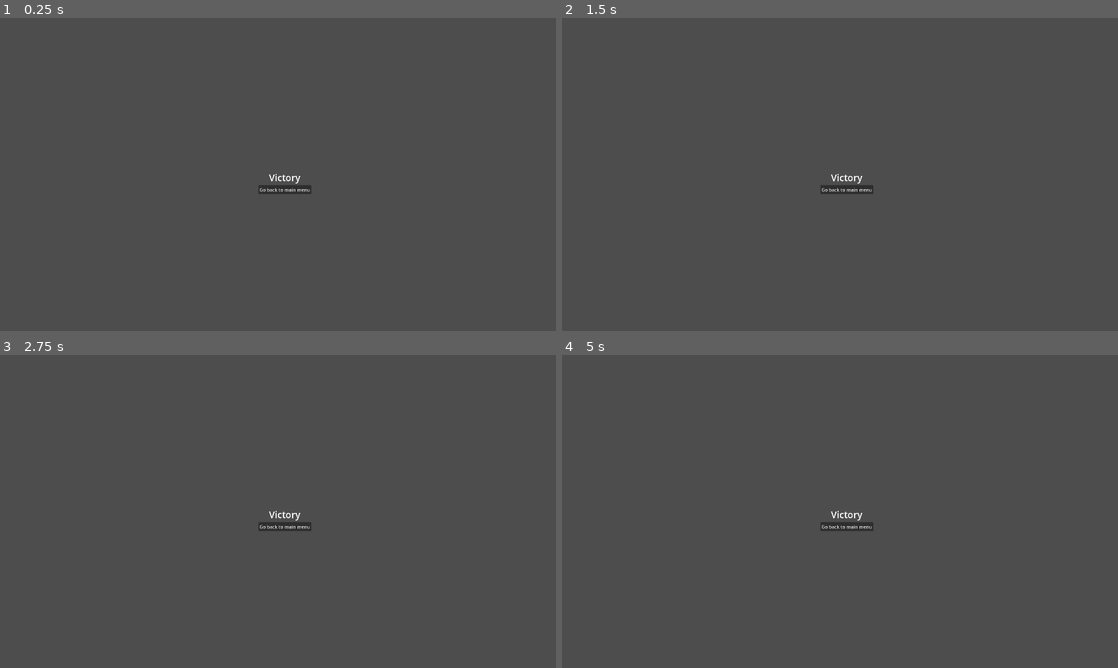
Above: before the commit, frames 1-4 (two rows, left to right).
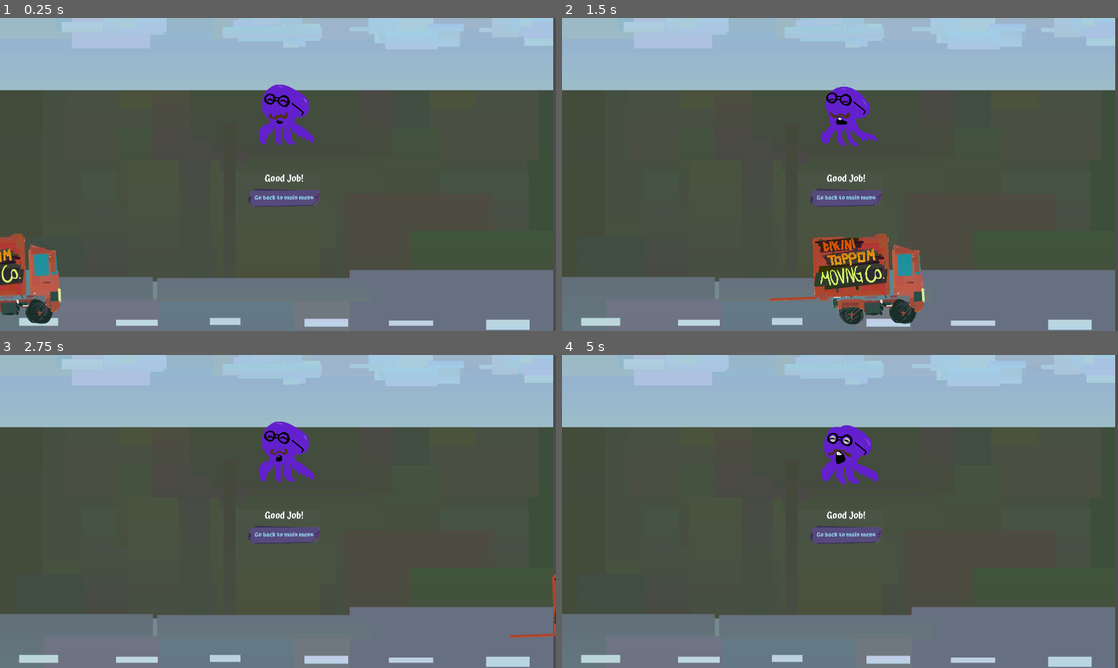
Above: after the commit, the same moments.

Repository: pR1smPrime/BikiniTop25
Game: Godot game, scene res://scenes/victory_screen/victory_screen.tscn
The game is run twice, just before and just after one commit, with the same random seed, the same clock (stepped at 60 frames per second) and the same inputs. This scene is started directly instead of the project's main scene.
Inputs (mouse positions are in pixels of both pictures, inside the frame that each line leads up to):
- Up to frame 1 (0.25 s): no input
- Up to frame 2 (1.5 s): move the mouse to (962, 158) at 0.52 s; press the mouse at (962, 158) at 0.53 s; hold D (right) from 0.53 s (still down); tap W (jump) at 0.77 s; move the mouse to (728, 190) at 1.27 s; release the mouse at (728, 190) at 1.28 s; click (728, 190) at 1.35 s
- Up to frame 3 (2.75 s): tap W (jump) at 1.52 s; move the mouse to (333, 442) at 2.02 s; release D (right) at 2.03 s; press the mouse at (333, 442) at 2.03 s; hold A (left) from 2.03 s (still down)
- Up to frame 4 (5 s): move the mouse to (812, 574) at 2.77 s; release A (left) at 2.78 s; release the mouse at (812, 574) at 2.78 s; hold D (right) 2.78-4.28 s; click (812, 574) at 2.85 s; tap W (jump) at 3.02, 3.77, 4.52 s; move the mouse to (1006, 558) at 3.52 s; press the mouse at (1006, 558) at 3.53 s; move the mouse to (673, 464) at 4.27 s; release the mouse at (673, 464) at 4.28 s; hold A (left) from 4.28 s (still down); click (673, 464) at 4.35 s

The runs differ from the first frame. In frame 1, 44% of the frame differs, in the area x 0-100%, y 0-100%; in frame 2, 45%; in frame 3, 43%; in frame 4, 43%.

Commit message:
added winscreen animation, new rooms

Diff:
--- a/assets/objects/interactive/interactive_oyster.tscn
+++ b/assets/objects/interactive/interactive_oyster.tscn
@@ -1,7 +1,63 @@
-[gd_scene load_steps=3 format=3 uid="uid://4h0ltwgm81fw"]
+[gd_scene load_steps=16 format=3 uid="uid://4h0ltwgm81fw"]
 
 [ext_resource type="Texture2D" uid="uid://hve608cft84n" path="res://assets/art/spritesEnvironment/tx_obstacle_shell.png" id="1_ucofo"]
-[ext_resource type="PackedScene" uid="uid://ctdlmu4udssmc" path="res://scenes/bubble_beam/bubble_oyster.tscn" id="2_34s0n"]
+[ext_resource type="PackedScene" path="res://scenes/bubble_beam/bubble_oyster.tscn" id="2_34s0n"]
+[ext_resource type="Texture2D" uid="uid://mpnm8gw84xdp" path="res://assets/art/spritesEnvironment/aggro oyster/Untitled_Artwork-1.png" id="2_gwkso"]
+[ext_resource type="Texture2D" uid="uid://lc6tssn2npyj" path="res://assets/art/spritesEnvironment/aggro oyster/Untitled_Artwork-2.png" id="3_qrfcu"]
+[ext_resource type="Texture2D" uid="uid://eu6b4lk2eefa" path="res://assets/art/spritesEnvironment/aggro oyster/Untitled_Artwork-3.png" id="4_t6inv"]
+[ext_resource type="Texture2D" uid="uid://bkrcht6oeudrm" path="res://assets/art/spritesEnvironment/aggro oyster/Untitled_Artwork-4.png" id="5_0x0is"]
+[ext_resource type="Texture2D" uid="uid://cmsdy08sk5pj" path="res://assets/art/spritesEnvironment/aggro oyster/Untitled_Artwork-5.png" id="6_v1m77"]
+[ext_resource type="Texture2D" uid="uid://efbaufxdv6q5" path="res://assets/art/spritesEnvironment/aggro oyster/Untitled_Artwork-6.png" id="7_kklp7"]
+[ext_resource type="Texture2D" uid="uid://ba5uuwa1xex74" path="res://assets/art/spritesEnvironment/aggro oyster/Untitled_Artwork-7.png" id="8_nttqg"]
+[ext_resource type="Texture2D" uid="uid://by4j45p16sgef" path="res://assets/art/spritesEnvironment/aggro oyster/Untitled_Artwork-8.png" id="9_15akj"]
+[ext_resource type="Texture2D" uid="uid://c41kiab7ahhly" path="res://assets/art/spritesEnvironment/aggro oyster/Untitled_Artwork-9.png" id="10_55qdd"]
+[ext_resource type="Texture2D" uid="uid://cwnh04ltpi6hf" path="res://assets/art/spritesEnvironment/aggro oyster/Untitled_Artwork-10.png" id="11_tlhqy"]
+[ext_resource type="Texture2D" uid="uid://b5byt5ci40h2p" path="res://assets/art/spritesEnvironment/aggro oyster/Untitled_Artwork-11.png" id="12_wd332"]
+[ext_resource type="Texture2D" uid="uid://cl4fifqi0uxb6" path="res://assets/art/spritesEnvironment/aggro oyster/Untitled_Artwork-12.png" id="13_vrxnw"]
+
+[sub_resource type="SpriteFrames" id="SpriteFrames_npdqr"]
+animations = [{
+"frames": [{
+"duration": 1.0,
+"texture": ExtResource("2_gwkso")
+}, {
+"duration": 1.0,
+"texture": ExtResource("3_qrfcu")
+}, {
+"duration": 1.0,
+"texture": ExtResource("4_t6inv")
+}, {
+"duration": 1.0,
+"texture": ExtResource("5_0x0is")
+}, {
+"duration": 1.0,
+"texture": ExtResource("6_v1m77")
+}, {
+"duration": 1.0,
+"texture": ExtResource("7_kklp7")
+}, {
+"duration": 1.0,
+"texture": ExtResource("8_nttqg")
+}, {
+"duration": 1.0,
+"texture": ExtResource("9_15akj")
+}, {
+"duration": 1.0,
+"texture": ExtResource("10_55qdd")
+}, {
+"duration": 1.0,
+"texture": ExtResource("11_tlhqy")
+}, {
+"duration": 1.0,
+"texture": ExtResource("12_wd332")
+}, {
+"duration": 1.0,
+"texture": ExtResource("13_vrxnw")
+}],
+"loop": true,
+"name": &"default",
+"speed": 5.0
+}]
 
 [node name="InteractiveOyster" type="Node2D"]
 
@@ -10,7 +66,15 @@
 scale = Vector2(0.5, 0.5)
 
 [node name="Sprite2D" type="Sprite2D" parent="StaticBody2D"]
+visible = false
 texture = ExtResource("1_ucofo")
+
+[node name="AnimatedSprite2D" type="AnimatedSprite2D" parent="StaticBody2D/Sprite2D"]
+position = Vector2(26, 48)
+scale = Vector2(3.03125, 3.03125)
+sprite_frames = SubResource("SpriteFrames_npdqr")
+autoplay = "default"
+frame_progress = 0.221394
 
 [node name="BubbleOyster" parent="StaticBody2D" instance=ExtResource("2_34s0n")]
 position = Vector2(0, 156)
--- a/scenes/victory_screen/victory_screen.tscn
+++ b/scenes/victory_screen/victory_screen.tscn
@@ -1,10 +1,230 @@
-[gd_scene load_steps=4 format=3 uid="uid://nea3xsnx4ake"]
+[gd_scene load_steps=46 format=3 uid="uid://nea3xsnx4ake"]
 
 [ext_resource type="Script" path="res://scenes/victory_screen/victory_screen.gd" id="1_wqbox"]
 [ext_resource type="AudioStream" uid="uid://bwjbhvadalfi0" path="res://assets/sounds/Voice/OutroErfreut.wav" id="2_kobhw"]
+[ext_resource type="Texture2D" uid="uid://rumnfmm4o0m5" path="res://assets/art/backgrounds/tx_bg_winscreen.png" id="2_m1d87"]
+[ext_resource type="FontFile" uid="uid://dhw7s5vf2kb6b" path="res://assets/art/fonts/Atma-SemiBold.ttf" id="3_3f2ho"]
+[ext_resource type="Theme" uid="uid://d2egigf8uvin0" path="res://scenes/mainmenue/main_menu.tres" id="4_rp3m8"]
+[ext_resource type="Texture2D" uid="uid://edhyfvfkurm8" path="res://assets/art/Customer/body Idle/Kunde_Idle-1.png" id="6_wb8f4"]
+[ext_resource type="Texture2D" uid="uid://cqww4m3xh2wtk" path="res://assets/art/Customer/body Idle/Kunde_Idle-2.png" id="7_p8hl2"]
+[ext_resource type="Texture2D" uid="uid://dupew6it7ug6h" path="res://assets/art/Customer/body Idle/Kunde_Idle-3.png" id="8_0cg0k"]
+[ext_resource type="Texture2D" uid="uid://du2d1y0parg6b" path="res://assets/art/Customer/body Idle/Kunde_Idle-4.png" id="9_7sp87"]
+[ext_resource type="Texture2D" uid="uid://d1x3hpe6mml31" path="res://assets/art/Customer/Eyes angery/Kunde_augen_wuetend-1.png" id="10_l2gpi"]
+[ext_resource type="Texture2D" uid="uid://bljog600yfh3k" path="res://assets/art/Customer/Eyes angery/Kunde_augen_wuetend-2.png" id="11_sk1q6"]
+[ext_resource type="Texture2D" uid="uid://bxjjarkn6tk3v" path="res://assets/art/Customer/Eyes angery/Kunde_augen_wuetend-3.png" id="12_gt82i"]
+[ext_resource type="Texture2D" uid="uid://cy4hthquu0m4q" path="res://assets/art/Customer/Eyes happy/Kunde_augen_happy-1.png" id="13_ug7n6"]
+[ext_resource type="Texture2D" uid="uid://urudx56sdfxj" path="res://assets/art/Customer/Eyes happy/Kunde_augen_happy-2.png" id="14_sy5lo"]
+[ext_resource type="Texture2D" uid="uid://c3vwwybg16hej" path="res://assets/art/Customer/Eyes happy/Kunde_augen_happy-3.png" id="15_dsedq"]
+[ext_resource type="Texture2D" uid="uid://3jgvsa8j7yki" path="res://assets/art/Customer/Eyes happy/Kunde_augen_happy-4.png" id="16_bor26"]
+[ext_resource type="Texture2D" uid="uid://bse8mk0w4hpla" path="res://assets/art/Customer/Eyes blink/kunde_blinzelt-1.png" id="17_xjge3"]
+[ext_resource type="Texture2D" uid="uid://biuc1rt7e27wh" path="res://assets/art/Customer/Eyes blink/kunde_blinzelt-2.png" id="18_s1x40"]
+[ext_resource type="Texture2D" uid="uid://bur5kh04koo3g" path="res://assets/art/Customer/Eyes blink/kunde_blinzelt-3.png" id="19_pfscr"]
+[ext_resource type="Texture2D" uid="uid://cg30dfveb0527" path="res://assets/art/Customer/Eyes blink/kunde_blinzelt-4.png" id="20_cpt6d"]
+[ext_resource type="Texture2D" uid="uid://cr0j1cjutq8p7" path="res://assets/art/Customer/Eyes blink/kunde_blinzelt-5.png" id="21_lc4g8"]
+[ext_resource type="Texture2D" uid="uid://c4jyf1g3ms8so" path="res://assets/art/Customer/Eyes blink/kunde_blinzelt-6.png" id="22_pj5pt"]
+[ext_resource type="Texture2D" uid="uid://culec1vkhgafp" path="res://assets/art/Customer/Mouth angry/Kunde_Spricht-1.png" id="23_wryu4"]
+[ext_resource type="Texture2D" uid="uid://d3628ra1c75fv" path="res://assets/art/Customer/Mouth angry/Kunde_Spricht-2.png" id="24_cyoeg"]
+[ext_resource type="Texture2D" uid="uid://cjehs18y8st6r" path="res://assets/art/Customer/Mouth idle/Kunde_Idle-1.png" id="25_upad0"]
+[ext_resource type="Texture2D" uid="uid://dp31022yup0fk" path="res://assets/art/Customer/Mouth idle/Kunde_Idle-2.png" id="26_ffibr"]
+[ext_resource type="Texture2D" uid="uid://bj3nu7h8cx16w" path="res://assets/art/Customer/Mouth idle/Kunde_Idle-3.png" id="27_olr8o"]
+[ext_resource type="Texture2D" uid="uid://rep4uckf1cjc" path="res://assets/art/Customer/Mouth idle/Kunde_Idle-4.png" id="28_kscro"]
+[ext_resource type="Texture2D" uid="uid://beo2332cwt2s7" path="res://assets/art/Customer/Mouth idle/Kunde_Idle-5.png" id="29_pjdji"]
+[ext_resource type="Texture2D" uid="uid://b6hok2b8cv7vn" path="res://assets/art/Customer/Mouth talking/Kunde_Spricht-1.png" id="30_dwme3"]
+[ext_resource type="Texture2D" uid="uid://bdteq5katv0cg" path="res://assets/art/Customer/Mouth talking/Kunde_Spricht-2.png" id="31_0w5r1"]
+[ext_resource type="Texture2D" uid="uid://ccn1htvgegmxi" path="res://assets/art/Customer/Mouth talking/Kunde_Spricht-3.png" id="32_p44jy"]
+[ext_resource type="Texture2D" uid="uid://18x2lchr4wnu" path="res://assets/art/Customer/Mouth talking/Kunde_Spricht-4.png" id="33_yw18d"]
+[ext_resource type="Texture2D" uid="uid://ccbiqtv6b7t4p" path="res://assets/art/Customer/Mouth talking/Kunde_Spricht-5.png" id="34_2toae"]
+[ext_resource type="Texture2D" uid="uid://v2u5kkqigypy" path="res://assets/art/userInterface/tx_logo01.png" id="35_w6ja5"]
+[ext_resource type="Texture2D" uid="uid://bn45cwn33nr4a" path="res://assets/art/userInterface/tx_logo02.png" id="36_nsva1"]
+[ext_resource type="Texture2D" uid="uid://bf4j5m7yrgv0" path="res://assets/art/userInterface/tx_logo03.png" id="37_l1bpv"]
 
 [sub_resource type="LabelSettings" id="LabelSettings_rsrbb"]
 font_size = 32
+
+[sub_resource type="SpriteFrames" id="SpriteFrames_nmjcu"]
+animations = [{
+"frames": [{
+"duration": 1.0,
+"texture": ExtResource("6_wb8f4")
+}, {
+"duration": 1.0,
+"texture": ExtResource("7_p8hl2")
+}, {
+"duration": 1.0,
+"texture": ExtResource("8_0cg0k")
+}, {
+"duration": 1.0,
+"texture": ExtResource("9_7sp87")
+}],
+"loop": true,
+"name": &"idle",
+"speed": 5.0
+}]
+
+[sub_resource type="SpriteFrames" id="SpriteFrames_6iugo"]
+animations = [{
+"frames": [{
+"duration": 1.0,
+"texture": ExtResource("10_l2gpi")
+}, {
+"duration": 1.0,
+"texture": ExtResource("11_sk1q6")
+}, {
+"duration": 1.0,
+"texture": ExtResource("12_gt82i")
+}],
+"loop": true,
+"name": &"eyes_angry",
+"speed": 8.0
+}, {
+"frames": [{
+"duration": 1.0,
+"texture": ExtResource("13_ug7n6")
+}, {
+"duration": 1.0,
+"texture": ExtResource("14_sy5lo")
+}, {
+"duration": 1.0,
+"texture": ExtResource("15_dsedq")
+}, {
+"duration": 1.0,
+"texture": ExtResource("16_bor26")
+}],
+"loop": true,
+"name": &"eyes_happy",
+"speed": 5.0
+}, {
+"frames": [{
+"duration": 1.0,
+"texture": ExtResource("17_xjge3")
+}, {
+"duration": 1.0,
+"texture": ExtResource("18_s1x40")
+}, {
+"duration": 1.0,
+"texture": ExtResource("19_pfscr")
+}, {
+"duration": 1.0,
+"texture": ExtResource("20_cpt6d")
+}, {
+"duration": 1.0,
+"texture": ExtResource("21_lc4g8")
+}, {
+"duration": 1.0,
+"texture": ExtResource("22_pj5pt")
+}],
+"loop": true,
+"name": &"eyes_idle",
+"speed": 2.0
+}]
+
+[sub_resource type="SpriteFrames" id="SpriteFrames_fjj15"]
+animations = [{
+"frames": [{
+"duration": 1.0,
+"texture": ExtResource("23_wryu4")
+}, {
+"duration": 1.0,
+"texture": ExtResource("24_cyoeg")
+}],
+"loop": true,
+"name": &"customer_mouthAngry",
+"speed": 5.0
+}, {
+"frames": [{
+"duration": 1.0,
+"texture": ExtResource("25_upad0")
+}, {
+"duration": 1.0,
+"texture": ExtResource("26_ffibr")
+}, {
+"duration": 1.0,
+"texture": ExtResource("27_olr8o")
+}, {
+"duration": 1.0,
+"texture": ExtResource("28_kscro")
+}, {
+"duration": 1.0,
+"texture": ExtResource("29_pjdji")
+}],
+"loop": true,
+"name": &"customer_mouthIdle",
+"speed": 5.0
+}, {
+"frames": [{
+"duration": 1.0,
+"texture": ExtResource("30_dwme3")
+}, {
+"duration": 1.0,
+"texture": ExtResource("31_0w5r1")
+}, {
+"duration": 1.0,
+"texture": ExtResource("32_p44jy")
+}, {
+"duration": 1.0,
+"texture": ExtResource("33_yw18d")
+}, {
+"duration": 1.0,
+"texture": ExtResource("34_2toae")
+}],
+"loop": true,
+"name": &"customer_talking",
+"speed": 5.0
+}]
+
+[sub_resource type="Animation" id="Animation_k2f4k"]
+resource_name = "truck drive"
+length = 3.0
+tracks/0/type = "value"
+tracks/0/imported = false
+tracks/0/enabled = true
+tracks/0/path = NodePath("truck wobble:position")
+tracks/0/interp = 1
+tracks/0/loop_wrap = true
+tracks/0/keys = {
+"times": PackedFloat32Array(0, 3),
+"transitions": PackedFloat32Array(1, 1),
+"update": 0,
+"values": [Vector2(-1200, 384), Vector2(1300, 384)]
+}
+
+[sub_resource type="Animation" id="Animation_l5t5u"]
+length = 0.001
+tracks/0/type = "value"
+tracks/0/imported = false
+tracks/0/enabled = true
+tracks/0/path = NodePath("truck wobble:position")
+tracks/0/interp = 1
+tracks/0/loop_wrap = true
+tracks/0/keys = {
+"times": PackedFloat32Array(0),
+"transitions": PackedFloat32Array(1),
+"update": 0,
+"values": [Vector2(-1245, 384)]
+}
+
+[sub_resource type="AnimationLibrary" id="AnimationLibrary_iuj2a"]
+_data = {
+"RESET": SubResource("Animation_l5t5u"),
+"truck drive": SubResource("Animation_k2f4k")
+}
+
+[sub_resource type="SpriteFrames" id="SpriteFrames_ne5ww"]
+animations = [{
+"frames": [{
+"duration": 1.0,
+"texture": ExtResource("35_w6ja5")
+}, {
+"duration": 1.0,
+"texture": ExtResource("36_nsva1")
+}, {
+"duration": 1.0,
+"texture": ExtResource("37_l1bpv")
+}],
+"loop": true,
+"name": &"default",
+"speed": 5.0
+}]
 
 [node name="VictoryScreen" type="Control"]
 layout_mode = 3
@@ -15,12 +235,16 @@
 offset_bottom = 488.0
 script = ExtResource("1_wqbox")
 
+[node name="TxBgWinscreen" type="Sprite2D" parent="."]
+position = Vector2(26, 38)
+texture = ExtResource("2_m1d87")
+
 [node name="CenterContainer" type="CenterContainer" parent="."]
 layout_mode = 0
-offset_left = -32.0
+offset_left = -109.0
 offset_top = 40.0
-offset_right = 151.0
-offset_bottom = 120.0
+offset_right = 224.0
+offset_bottom = 169.0
 
 [node name="VBox" type="VBoxContainer" parent="CenterContainer"]
 layout_mode = 2
@@ -28,12 +252,16 @@
 
 [node name="Label" type="Label" parent="CenterContainer/VBox"]
 layout_mode = 2
-text = "Victory"
+theme_override_fonts/font = ExtResource("3_3f2ho")
+theme_override_font_sizes/font_size = 351
+text = "Good Job!"
 label_settings = SubResource("LabelSettings_rsrbb")
 horizontal_alignment = 1
 
 [node name="Button" type="Button" parent="CenterContainer/VBox"]
+custom_minimum_size = Vector2(250, 71.16)
 layout_mode = 2
+theme = ExtResource("4_rp3m8")
 text = "Go back to main menu"
 
 [node name="AudioStreamPlayer2D" type="AudioStreamPlayer2D" parent="."]
@@ -43,4 +271,36 @@
 stream = ExtResource("2_kobhw")
 autoplay = true
 
+[node name="customer_base" type="AnimatedSprite2D" parent="."]
+position = Vector2(62, -138)
+sprite_frames = SubResource("SpriteFrames_nmjcu")
+animation = &"idle"
+autoplay = "idle"
+flip_h = true
+
+[node name="customer_eyes" type="AnimatedSprite2D" parent="customer_base"]
+sprite_frames = SubResource("SpriteFrames_6iugo")
+animation = &"eyes_happy"
+autoplay = "eyes_happy"
+flip_h = true
+
+[node name="customer_mouth" type="AnimatedSprite2D" parent="customer_base"]
+sprite_frames = SubResource("SpriteFrames_fjj15")
+animation = &"customer_talking"
+autoplay = "customer_talking"
+flip_h = true
+
+[node name="AnimationPlayer" type="AnimationPlayer" parent="."]
+libraries = {
+"": SubResource("AnimationLibrary_iuj2a")
+}
+autoplay = "truck drive"
+
+[node name="truck wobble" type="AnimatedSprite2D" parent="."]
+position = Vector2(-1245, 384)
+scale = Vector2(0.337391, 0.337391)
+sprite_frames = SubResource("SpriteFrames_ne5ww")
+autoplay = "default"
+frame_progress = 0.895099
+
 [connection signal="pressed" from="CenterContainer/VBox/Button" to="." method="_on_button_pressed"]
Binary file added: assets/art/backgrounds/tx_bg_room2.png
Not shown, added: assets/art/backgrounds/tx_bg_room2.png.import
Binary file added: assets/art/backgrounds/tx_bg_room3.png
Not shown, added: assets/art/backgrounds/tx_bg_room3.png.import
Binary file added: assets/art/backgrounds/tx_bg_room4.png
Not shown, added: assets/art/backgrounds/tx_bg_room4.png.import
Binary file added: assets/art/backgrounds/tx_bg_room5.png
Not shown, added: assets/art/backgrounds/tx_bg_room5.png.import
Binary file added: assets/art/backgrounds/tx_bg_winscreen.png
Not shown, added: assets/art/backgrounds/tx_bg_winscreen.png.import
Binary file added: assets/art/spritesEnvironment/aggro oyster/Untitled_Artwork-1.png
Not shown, added: assets/art/spritesEnvironment/aggro oyster/Untitled_Artwork-1.png.import
(and 22 more such lines)
